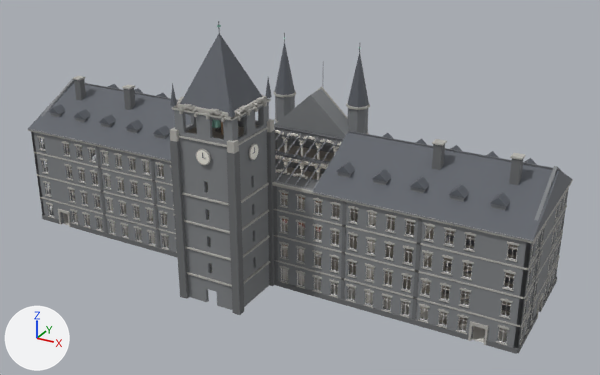
A saved change to the Blender file SourceArt/Models/SM_Hovedbygningen.blend.
The view is the same before and after, from a 50 mm camera at (80.0, -136.8, 83.5) aimed at (6.9, -3.9, 17.0). Lighting does not change. The marker at lower left points along +X, +Y and +Z. The picture after the commit comes second.

Before the edit, the objects in view are built like this:
```python
me_sm_hovedbygningen = bpy.data.meshes.new('SM_Hovedbygningen')
me_sm_hovedbygningen.from_pydata(...)  # 44549 vertices, 34807 faces; spans x -55.4..55.4, y -26.8..20.5, z -0.3..52.6
me_sm_hovedbygningen.materials.append(mat_stone)  # grey #818486
me_sm_hovedbygningen.materials.append(mat_stonedark)  # grey #6c6e6f
me_sm_hovedbygningen.materials.append(mat_trim)  # grey #b5b3ad
me_sm_hovedbygningen.materials.append(mat_slate)  # dark grey #5d6169
me_sm_hovedbygningen.materials.append(mat_plaster)  # white #efebe2
me_sm_hovedbygningen.materials.append(mat_floor)  # light grey #bfb6ac
me_sm_hovedbygningen.materials.append(mat_marble)  # white #e5e2dd
me_sm_hovedbygningen.materials.append(mat_wood)  # brown #9b7955
me_sm_hovedbygningen.materials.append(mat_metal)  # grey #898b90
me_sm_hovedbygningen.materials.append(mat_glass)  # pale blue #c4dae5
me_sm_hovedbygningen.materials.append(mat_copper)  # green #89bcad
me_sm_hovedbygningen.materials.append(mat_plasticwhite)  # white #f1f0ec
me_sm_hovedbygningen.materials.append(mat_curtain)  # red #b3454b
me_sm_hovedbygningen.materials.append(mat_bulb)  # beige #fff3cb
me_sm_hovedbygningen.materials.append(mat_clockface)  # white #f3f1e7
me_sm_hovedbygningen.materials.append(mat_lamp)  # beige #ffedc4
me_sm_hovedbygningen.materials.append(mat_signdark)  # dark blue #3f4b6c
ob_sm_hovedbygningen = bpy.data.objects.new('SM_Hovedbygningen', me_sm_hovedbygningen)
ob_sm_hovedbygningen.location = (0.0, 0.0, 0.0)
```
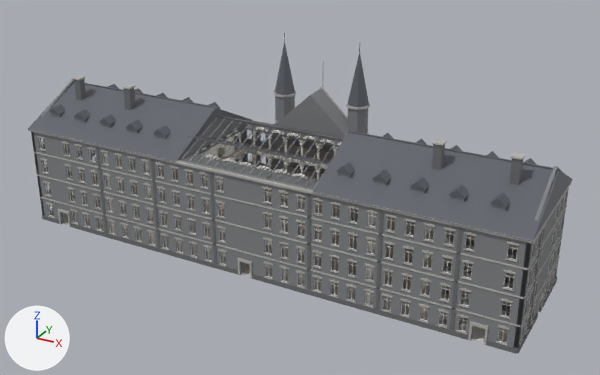
What the commit changed:
Material 'Metal_In' (mat_metal_in) is new.
Its base color is (0.25, 0.26, 0.28) (grey #898b90).
Its metallic is 0.8.
Its roughness is 0.4.
Material 'Trim_In' (mat_trim_in) is new.
Its base color is (0.46, 0.45, 0.42) (grey #b5b3ad).
Its roughness is 0.8.
Material 'Copper_In' (mat_copper_in) is new.
Its base color is (0.25, 0.5, 0.42) (green #89bcad).
Its metallic is 0.4.
me_sm_hovedbygningen is used by ob_sm_hovedbygningen; location (0.0, 0.0, 0.0).
me_sm_hovedbygningen had 44549 vertices, 34807 faces and spanned x -55.4..55.4, y -26.8..20.5, z -0.3..52.6.
me_sm_hovedbygningen now has 43418 vertices, 33976 faces and spans x -55.4..55.4, y -14.6..20.5, z -0.3..41.8.
me_sm_hovedbygningen part 1: a new loose piece, a box spanning x -6.2..-4.6, y -14.0..-13.3, z 4.2..6.5, in mat_stone (grey #818486).
me_sm_hovedbygningen part 2: a new loose piece, a box spanning x -6.2..-4.6, y -14.0..-13.3, z 9.5..12.0, in mat_stone (grey #818486).
me_sm_hovedbygningen part 3: a new loose piece, a box spanning x -6.2..-4.6, y -14.0..-13.3, z 15.0..17.5, in mat_stone (grey #818486).
me_sm_hovedbygningen part 4: a new loose piece, a box spanning x 4.6..6.2, y -14.0..-13.3, z 4.2..6.5, in mat_stone (grey #818486).
me_sm_hovedbygningen part 5: a new loose piece, a box spanning x 4.6..6.2, y -14.0..-13.3, z 9.5..12.0, in mat_stone (grey #818486).
me_sm_hovedbygningen part 6: a new loose piece, a box spanning x 4.6..6.2, y -14.0..-13.3, z 15.0..17.5, in mat_stone (grey #818486).
me_sm_hovedbygningen part 7: 127 loose pieces with 1357 vertices, spanning x -6.8..36.3, y -26.8..9.0, z 0.0..52.6, are deleted.
me_sm_hovedbygningen part 8: 422 vertices removed from x -6.8..7.5, y -26.0..-13.2, z -0.3..38.0; 320 vertices added at x -7.5..14.8, y -14.2..-13.3, z 0.0..22.0.
me_sm_hovedbygningen part 9: 16 vertices added at x 28.4..43.5, y -14.1..-14.0, z 1.0..21.5.
Other edits to the shape of me_sm_hovedbygningen do not show in these pictures.
me_sm_hovedbygningen no longer uses material mat_curtain (red #b3454b).
me_sm_hovedbygningen no longer uses material mat_clockface (white #f3f1e7).
me_sm_hovedbygningen gains material mat_trim_in (grey #b5b3ad).
me_sm_hovedbygningen gains material mat_metal_in (grey #898b90).
me_sm_hovedbygningen gains material mat_copper_in (green #89bcad).

What differs and where, as boxes [x1, y1, x2, y2] in the pictures (600 x 375 px; the box of a moved part takes in the faces that stretch with it):
'SM_Hovedbygningen', reshaped
    before: [28, 21, 573, 354]
    after: [28, 33, 573, 354]
part 1 of me_sm_hovedbygningen, added
    after: [219, 239, 226, 251]
part 2 of me_sm_hovedbygningen, added
    after: [218, 215, 225, 227]
part 3 of me_sm_hovedbygningen, added
    after: [217, 189, 224, 202]
part 4 of me_sm_hovedbygningen, added
    after: [265, 251, 272, 263]
part 5 of me_sm_hovedbygningen, added
    after: [264, 226, 272, 239]
part 6 of me_sm_hovedbygningen, added
    after: [264, 200, 271, 213]
part 7 of me_sm_hovedbygningen, deleted
    before: [170, 21, 422, 320]
part 8 of me_sm_hovedbygningen, moved or reshaped
    before: [174, 99, 278, 310]
    after: [207, 166, 311, 290]
part 9 of me_sm_hovedbygningen, added
    after: [375, 209, 463, 331]
